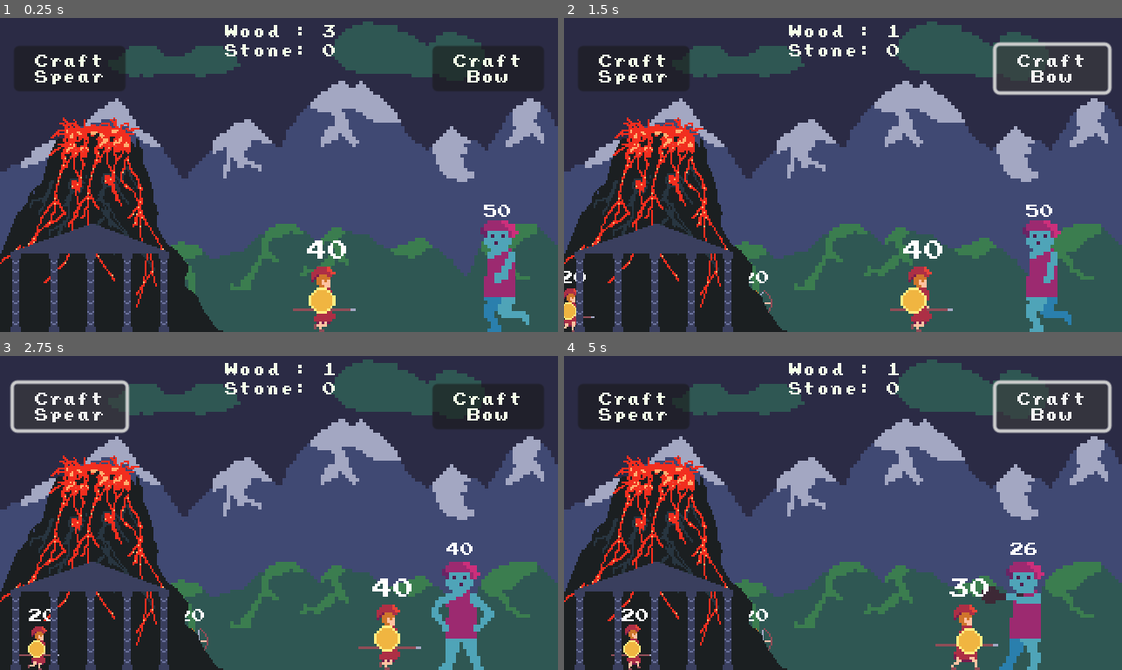
Above: before the commit, frames 1-4 (two rows, left to right).
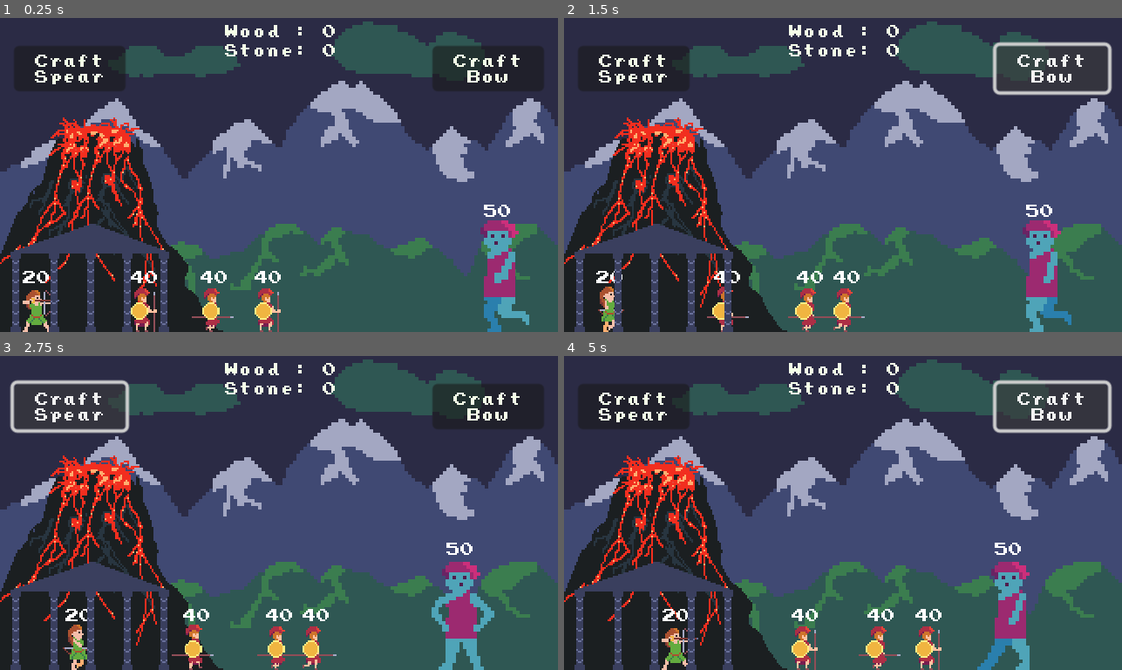
Above: after the commit, the same moments.

Repository: pjz987/Hephaestus
Game: Godot game, scene res://battle.tscn
Two runs of this game, one before a commit and one after it. Both use one fixed random seed, a clock stepped at 60 frames per second and the inputs below. The engine's default icon, where the game draws it, is replaced by a stand-in: a white triangle on a blue panel in a dark square.
Inputs:
- Up to frame 1 (0.25 s): no input
- Up to frame 2 (1.5 s): click "Craft Spear" at 0.5 s; click "Craft Bow" at 1.25 s
- Up to frame 3 (2.75 s): click "Craft Spear" at 2 s
- Up to frame 4 (5 s): click "Craft Bow" at 2.75 s; click "Craft Spear" at 3.5 s; click "Craft Bow" at 4.25 s

The runs differ from the first frame. In frame 1, 2.7% of the frame differs, in the area x 4-64%, y 2-100%; in frame 2, 2.9%; in frame 3, 3.1%; in frame 4, 5.8%, in the area x 8-87%, y 2-100%.

Commit message:
stuff

Diff:
--- a/GameManager.gd
+++ b/GameManager.gd
@@ -2,15 +2,25 @@
 
 
 var resources = {
-	'wood': 3,
+	'wood': 0,
 	'iron': 0,
 	'stone': 0
 }
 
+var giants_killed = 0
+var giant_spawn_increase_rate = 3
+
 #enum RESOURCE {WOOD, IRON, STONE}
 
 signal resource_change
+signal increase_giant_spawn_rate
 
+
+func giant_kill():
+	giants_killed += 1
+	print('giants killed: ', giants_killed)
+	if giants_killed % giant_spawn_increase_rate == 0:
+		increase_giant_spawn_rate.emit()
 
 
 func resource_spend(resource_name: String, amount: int):
--- a/archer.gd
+++ b/archer.gd
@@ -17,15 +17,16 @@
 @export var attack = 2
 var is_hero: bool
 
-@onready var sprite_2d = $Sprite2D
 @onready var label = $Label
 @onready var ray_cast_2d = $RayCast2D
 @onready var animation_player = $AnimationPlayer
 @onready var main = get_tree().get_root().get_node("Battle") # play with this
 @onready var projectile = load("res://arrow.tscn")
+@onready var BLOOD_SCENE = load('res://blood.tscn')
 @onready var arrow_spawn_point = $ArrowSpawnPoint
 @onready var reload_timer = $ReloadTimer
 @onready var arrow_sprite = $ArrowSprite
+@onready var blood_spawn_point = $BloodSpawnPoint
 @onready var arrow_damage = 10
 
 func _ready():
@@ -84,7 +85,6 @@
 
 func start_resting():
 	state = STATE.REST
-	print(rest_period_base, rest_period_randomness)
 	var rest_period = randf_range(
 		rest_period_base * 1 - rest_period_randomness,
 		rest_period_base * 1 + rest_period_randomness
@@ -116,6 +116,10 @@
 	label.text = str(health)
 
 func die():
+	var blood = BLOOD_SCENE.instantiate()
+	get_tree().current_scene.add_child(blood)
+	blood.global_position = blood_spawn_point.global_position
+	blood.emitting = true
 	queue_free()
 
 
@@ -141,7 +145,7 @@
 	else:
 		if not animation_player.is_playing():
 			animation_player.play('idle2')
-			print("idling")
+			#print("idling")
 		#var arrow = main.add_child.call_deferred(instance)
 		#arrow.damage = arrow_damage
 	#await get_tree().create_timer(reload_period_base).timeout
--- a/archer.tscn
+++ b/archer.tscn
@@ -48,41 +48,6 @@
 tracks/0/type = "value"
 tracks/0/imported = false
 tracks/0/enabled = true
-tracks/0/path = NodePath("ArcherSprite:frame")
-tracks/0/interp = 1
-tracks/0/loop_wrap = true
-tracks/0/keys = {
-"times": PackedFloat32Array(0),
-"transitions": PackedFloat32Array(1),
-"update": 1,
-"values": [0]
-}
-
-[sub_resource type="Animation" id="Animation_x6r2y"]
-resource_name = "idle2"
-[sub_resource type="Animation" id="Animation_87vm1"]
-resource_name = "attack"
-loop_mode = 1
-step = 0.2
-tracks/0/type = "value"
-tracks/0/imported = false
-tracks/0/enabled = true
-tracks/0/path = NodePath("ArcherSprite:frame")
-tracks/0/interp = 1
-tracks/0/loop_wrap = true
-tracks/0/keys = {
-"times": PackedFloat32Array(0, 0.2, 0.4, 0.6, 0.8),
-"transitions": PackedFloat32Array(1, 1, 1, 1, 1),
-"update": 1,
-"values": [9, 10, 11, 12, 12]
-}
-
-[sub_resource type="Animation" id="Animation_viv1l"]
-resource_name = "idle"
-length = 0.1
-tracks/0/type = "value"
-tracks/0/imported = false
-tracks/0/enabled = true
 tracks/0/path = NodePath("ArcherSprite:frame_coords")
 tracks/0/interp = 1
 tracks/0/loop_wrap = true
@@ -92,6 +57,9 @@
 "update": 1,
 "values": [Vector2i(12, 0)]
 }
+
+[sub_resource type="Animation" id="Animation_x6r2y"]
+resource_name = "idle2"
 
 [sub_resource type="Animation" id="Animation_5sjil"]
 resource_name = "walk"
@@ -146,7 +114,7 @@
 
 [node name="RayCast2D" type="RayCast2D" parent="."]
 position = Vector2(5, -3)
-target_position = Vector2(146, 0)
+target_position = Vector2(100, 2.08165e-12)
 collision_mask = 2
 
 [node name="AnimationPlayer" type="AnimationPlayer" parent="."]
@@ -170,4 +138,6 @@
 position = Vector2(5, -18)
 texture = ExtResource("4_oxcsb")
 
+[node name="BloodSpawnPoint" type="Node2D" parent="."]
+
 [connection signal="area_entered" from="Hurtbox" to="." method="_on_hurtbox_area_entered"]
--- a/arrow.gd
+++ b/arrow.gd
@@ -4,8 +4,9 @@
 #@export var SPEED = 500
 @export var SPEED = 415
 @export var ARC = -20
+@onready var area_2d = $Area2D
 
-var attack = 10
+var attack = 5
 var dir : float
 var spawnPos : Vector2
 var spawnRot : float
@@ -42,8 +43,7 @@
 
 
 func _on_area_2d_area_entered(area):
-
-	await get_tree().create_timer(0.03).timeout
+	#await get_tree().create_timer(0.01).timeout
 	#hitsound.play()
 	queue_free()
 
--- a/battle.gd
+++ b/battle.gd
@@ -8,16 +8,17 @@
 @onready var giant_spawn_point = $GiantSpawnPoint
 @onready var resources_label = $UI/ResourcesLabel
 @onready var archer_spawn_point = $ArcherSpawnPoint
+@onready var giant_spawn_timer = $GiantSpawnTimer
 
 
 func _ready():
 	GameManager.resource_change.connect(_on_resource_changed)
+	GameManager.increase_giant_spawn_rate.connect(_on_increase_giant_spawn_rate)
 	update_resources()
 
 func _on_spawn_soldier_button_button_down():
-	print('this run?!?!?')
-	if GameManager.resources.wood >= 2:
-		GameManager.resource_spend('wood', 2)
+	if GameManager.resources.wood >= 3:
+		GameManager.resource_spend('wood', 3)
 		var soldier = SOLDIER_SCENE.instantiate()
 		add_child(soldier)
 		soldier.global_position = soldier_spawn_point.position
@@ -25,9 +26,9 @@
 		#print('nah nah nah')
 
 func _on_spawn_archer_button_button_down():
-	if GameManager.resources.wood >= 2 and GameManager.resources.stone >= 1:
+	if GameManager.resources.wood >= 2 and GameManager.resources.stone >= 2:
 		GameManager.resource_spend('wood', 2)
-		GameManager.resource_spend('stone', 1)
+		GameManager.resource_spend('stone', 2)
 		var archer = ARCHER_SCENE.instantiate()
 		add_child(archer)
 		archer.global_position = archer_spawn_point.position
@@ -46,3 +47,7 @@
 	var giant = GIANT_SCENE.instantiate()
 	add_child(giant)
 	giant.global_position = giant_spawn_point.position
+
+func _on_increase_giant_spawn_rate():
+	giant_spawn_timer.wait_time -= 1.5
+	print('giant spawner time: ', giant_spawn_timer.wait_time)
--- a/battle.tscn
+++ b/battle.tscn
@@ -1,15 +1,14 @@
-[gd_scene load_steps=14 format=3 uid="uid://cy73dc8nf5c4w"]
+[gd_scene load_steps=13 format=3 uid="uid://cy73dc8nf5c4w"]
 
-[ext_resource type="Texture2D" uid="uid://jejcgnuvw6d4" path="res://icon.svg" id="1_1u7h3"]
 [ext_resource type="Script" path="res://battle.gd" id="1_i40am"]
 [ext_resource type="Texture2D" uid="uid://c0u2bg1rjf775" path="res://background.png" id="2_0q5tu"]
 [ext_resource type="PackedScene" uid="uid://cv6bexvroye4v" path="res://giant.tscn" id="2_v0u1n"]
 [ext_resource type="PackedScene" uid="uid://cf5uo5iltjxbx" path="res://soldier.tscn" id="3_lpfun"]
 [ext_resource type="PackedScene" uid="uid://c3xctb61ngcat" path="res://ui.tscn" id="4_ode7y"]
 [ext_resource type="Theme" uid="uid://cjf071kagw7u2" path="res://theme.tres" id="7_t4m8r"]
-[ext_resource type="PackedScene" uid="uid://cpp3apj2i7jp7" path="res://archer.tscn" id="7_uu4jg"]
 [ext_resource type="FontFile" uid="uid://batyxbiub3ddj" path="res://prstart.ttf" id="8_anwfa"]
 [ext_resource type="Texture2D" uid="uid://c334c2032xpg4" path="res://volcano.png" id="8_i85ey"]
+[ext_resource type="PackedScene" uid="uid://cpp3apj2i7jp7" path="res://archer.tscn" id="9_ssi2e"]
 [ext_resource type="Texture2D" uid="uid://hpfcvjnlupa7" path="res://temple.png" id="10_8oj7x"]
 
 [sub_resource type="FontVariation" id="FontVariation_brvwi"]
@@ -27,22 +26,8 @@
 texture = ExtResource("2_0q5tu")
 centered = false
 
-[node name="Forge" type="Node2D" parent="."]
-visible = false
-z_index = 1
-
-[node name="Icon" type="Sprite2D" parent="Forge"]
-modulate = Color(0.960784, 0.298039, 0.211765, 1)
-position = Vector2(0, 116)
-scale = Vector2(0.5, 0.5)
-texture = ExtResource("1_1u7h3")
-centered = false
-
 [node name="Giant" parent="." instance=ExtResource("2_v0u1n")]
 position = Vector2(288, 180)
-
-[node name="Soldier5" parent="." instance=ExtResource("3_lpfun")]
-position = Vector2(184, 180)
 
 [node name="UI" parent="." instance=ExtResource("4_ode7y")]
 
@@ -96,12 +81,21 @@
 position = Vector2(160.75, 17)
 shape = SubResource("RectangleShape2D_w2hoq")
 
-[node name="archer0" parent="." instance=ExtResource("7_uu4jg")]
-position = Vector2(92, 180)
-
 [node name="Volcano" type="Sprite2D" parent="."]
 position = Vector2(64, 116)
 texture = ExtResource("8_i85ey")
+
+[node name="Soldier" parent="." instance=ExtResource("3_lpfun")]
+position = Vector2(83, 180)
+
+[node name="Soldier2" parent="." instance=ExtResource("3_lpfun")]
+position = Vector2(119, 180)
+
+[node name="Soldier3" parent="." instance=ExtResource("3_lpfun")]
+position = Vector2(154, 180)
+
+[node name="Archer" parent="." instance=ExtResource("9_ssi2e")]
+position = Vector2(21, 180)
 
 [node name="Temple" type="Sprite2D" parent="."]
 z_index = 1
@@ -109,7 +103,7 @@
 texture = ExtResource("10_8oj7x")
 
 [node name="GiantSpawnTimer" type="Timer" parent="."]
-wait_time = 5.0
+wait_time = 12.0
 autostart = true
 
 [connection signal="button_down" from="UI/SpawnSoldierButton" to="." method="_on_spawn_soldier_button_button_down"]
--- /dev/null
+++ b/blood.tscn
@@ -0,0 +1,23 @@
+[gd_scene load_steps=2 format=3 uid="uid://c78tf18ank8cd"]
+
+[sub_resource type="ParticleProcessMaterial" id="ParticleProcessMaterial_lvit7"]
+particle_flag_disable_z = true
+emission_shape = 1
+emission_sphere_radius = 5.0
+direction = Vector3(2.08165e-12, -1, 2.08165e-12)
+spread = 180.0
+initial_velocity_min = 20.0
+initial_velocity_max = 40.0
+gravity = Vector3(0, 98, 0)
+scale_min = 4.0
+scale_max = 4.0
+color = Color(0.839216, 0.101961, 0.407843, 1)
+collision_mode = 1
+collision_friction = 0.0
+collision_bounce = 0.0
+
+[node name="Blood" type="GPUParticles2D"]
+emitting = false
+process_material = SubResource("ParticleProcessMaterial_lvit7")
+one_shot = true
+explosiveness = 1.0
--- a/giant.gd
+++ b/giant.gd
@@ -26,8 +26,10 @@
 @onready var label = $Label
 @onready var resource_spawn_point = $ResourceSpawnPoint
 @onready var death_sound_player = $DeathSoundPlayer
+@onready var blood_spawn_point = $BloodSpawnPoint
 @onready var WOOD_SCENE = load('res://wood.tscn')
 @onready var STONE_SCENE = load('res://stone.tscn')
+@onready var BLOOD_SCENE = load('res://blood.tscn')
 
 
 func _ready():
@@ -64,7 +66,6 @@
 
 func start_resting():
 	state = STATE.REST
-	print(rest_period_base, rest_period_randomness)
 	var rest_period = randf_range(
 		rest_period_base * 1 - rest_period_randomness,
 		rest_period_base * 1 + rest_period_randomness
@@ -84,9 +85,6 @@
 
 
 func _on_hurtbox_area_entered(area):
-	# TODO this attacked the wood, not the soldiers and crashed
-	print(self, collision_layer, collision_mask)
-	print(area, area.collision_layer, area.collision_mask)
 	health -= area.get_parent().attack
 	area.get_parent().hitsound.play()
 	if health <= 0:
@@ -94,7 +92,8 @@
 	label.text = str(health)
 
 func die():
-	var wood_count = randi_range(0, 2)
+	GameManager.giant_kill()
+	var wood_count = randi_range(3, 4)
 	for _i in range(wood_count):
 		var wood = WOOD_SCENE.instantiate()
 		get_tree().current_scene.add_child(wood)
@@ -105,6 +104,11 @@
 		get_tree().current_scene.add_child(stone)
 		stone.global_position = resource_spawn_point.global_position
 
+	var blood = BLOOD_SCENE.instantiate()
+	get_tree().current_scene.add_child(blood)
+	blood.global_position = blood_spawn_point.global_position
+	blood.emitting = true
+
 	#death_sound_player.play()
 
 	#print(death_sound_player.playing)
--- a/giant.tscn
+++ b/giant.tscn
@@ -10,7 +10,7 @@
 size = Vector2(12, 12)
 
 [sub_resource type="RectangleShape2D" id="RectangleShape2D_rxo4t"]
-size = Vector2(32, 64)
+size = Vector2(24, 64)
 
 [sub_resource type="Animation" id="Animation_ayo80"]
 length = 0.001
@@ -51,7 +51,7 @@
 tracks/0/interp = 1
 tracks/0/loop_wrap = true
 tracks/0/keys = {
-"times": PackedFloat32Array(0, 0.4, 0.7, 1),
+"times": PackedFloat32Array(0, 0.4, 0.8, 1),
 "transitions": PackedFloat32Array(1, 1, 1, 1),
 "update": 0,
 "values": [Vector2(-9, -55), Vector2(-22, -55), Vector2(-22, -6), Vector2(-5, -7)]
@@ -83,6 +83,18 @@
 "transitions": PackedFloat32Array(1),
 "update": 1,
 "values": [0]
+}
+tracks/1/type = "value"
+tracks/1/imported = false
+tracks/1/enabled = true
+tracks/1/path = NodePath("Weapon:position")
+tracks/1/interp = 1
+tracks/1/loop_wrap = true
+tracks/1/keys = {
+"times": PackedFloat32Array(0),
+"transitions": PackedFloat32Array(1),
+"update": 0,
+"values": [Vector2(-9, -55)]
 }
 
 [sub_resource type="Animation" id="Animation_48oai"]
@@ -100,6 +112,18 @@
 "transitions": PackedFloat32Array(1, 1, 1, 1, 1, 1, 1, 1),
 "update": 1,
 "values": [1, 2, 3, 4, 5, 6, 7, 8]
+}
+tracks/1/type = "value"
+tracks/1/imported = false
+tracks/1/enabled = true
+tracks/1/path = NodePath("Weapon:position")
+tracks/1/interp = 1
+tracks/1/loop_wrap = true
+tracks/1/keys = {
+"times": PackedFloat32Array(0),
+"transitions": PackedFloat32Array(1),
+"update": 0,
+"values": [Vector2(-9, -55)]
 }
 
 [sub_resource type="AnimationLibrary" id="AnimationLibrary_0t73t"]
@@ -111,7 +135,7 @@
 }
 
 [sub_resource type="RectangleShape2D" id="RectangleShape2D_654nm"]
-size = Vector2(32, 64)
+size = Vector2(24, 64)
 
 [node name="Giant" type="CharacterBody2D"]
 collision_layer = 2
@@ -140,7 +164,7 @@
 hframes = 16
 
 [node name="RayCast2D" type="RayCast2D" parent="."]
-position = Vector2(-16, -2)
+position = Vector2(-12, -2)
 target_position = Vector2(-10, 2.08165e-12)
 
 [node name="AnimationPlayer" type="AnimationPlayer" parent="."]
@@ -172,4 +196,7 @@
 stream = ExtResource("4_d4n0d")
 volume_db = 3.133
 
+[node name="BloodSpawnPoint" type="Node2D" parent="."]
+position = Vector2(0, -37)
+
 [connection signal="area_entered" from="Hurtbox" to="." method="_on_hurtbox_area_entered"]
--- a/soldier.gd
+++ b/soldier.gd
@@ -5,30 +5,32 @@
 
 enum STATE {MOVE, REST, ATTACK}
 @export var state = STATE.MOVE
-@export var rest_period_base = 1.0
+@export var rest_period_base = 0.75
 @export var rest_period_randomness = 0.2
-@export var move_period_base = 3.0
+@export var move_period_base = 3.5
 @export var move_period_randomness = 0.2
 
-@export var max_health = 20
+@export var max_health = 40
 @export var health: int
 var hitsound=MasterAudio.get_child(3)
 
-@export var attack = 2
+@export var attack = 1
 var is_hero: bool
 
 @onready var sprite_2d = $Sprite2D
 @onready var label = $Label
 @onready var ray_cast_2d = $RayCast2D
 @onready var animation_player = $AnimationPlayer
+@onready var blood_spawn_point = $BloodSpawnPoint
+
+@onready var BLOOD_SCENE = load('res://blood.tscn')
 
 func _ready():
-	is_hero = randf() > 0.8
+	is_hero = randf() > 0.85
 	health = max_health
 	if is_hero:
-		health *= 2
-		attack *= 2
-		sprite_2d.modulate = Color(0.8, 0.9, 0.5, 1.0)
+		health *= 1.5
+		attack *= 3
 		scale *= 1.5
 
 	label.text = str(health)
@@ -59,7 +61,6 @@
 
 func start_resting():
 	state = STATE.REST
-	print(rest_period_base, rest_period_randomness)
 	var rest_period = randf_range(
 		rest_period_base * 1 - rest_period_randomness,
 		rest_period_base * 1 + rest_period_randomness
@@ -86,4 +87,8 @@
 	label.text = str(health)
 
 func die():
+	var blood = BLOOD_SCENE.instantiate()
+	get_tree().current_scene.add_child(blood)
+	blood.global_position = blood_spawn_point.global_position
+	blood.emitting = true
 	queue_free()
--- a/soldier.tscn
+++ b/soldier.tscn
@@ -171,4 +171,7 @@
 hframes = 14
 frame = 1
 
+[node name="BloodSpawnPoint" type="Node2D" parent="."]
+position = Vector2(0, -17)
+
 [connection signal="area_entered" from="Hurtbox" to="." method="_on_hurtbox_area_entered"]
Not shown: 1 places in archer.tscn that only renumber resources
